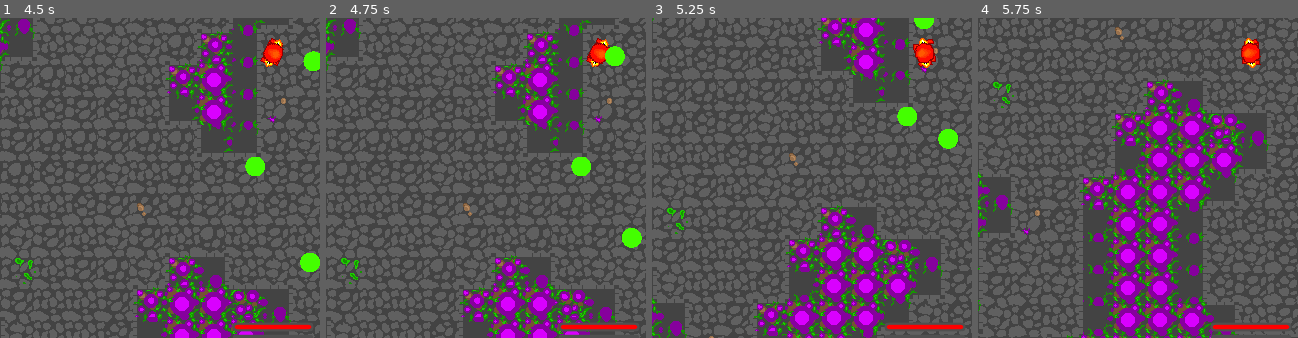
Above: before the commit, frames 1-4 (left to right).
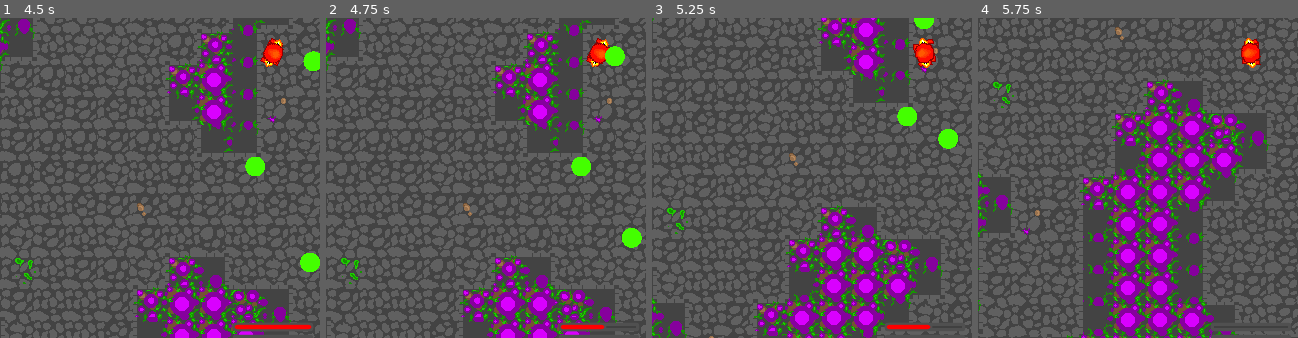
Above: after the commit, the same moments.

Repository: the-alex-g/TrialByFire
Game: Godot game, scene res://Main/Main.tscn
Same seed, same stepped clock (60 frames per second), same inputs: the game is played once before the commit and once after it.
Inputs (mouse positions are % of the whole screen's width and height, from its top left):
- Up to frame 1 (4.5 s): tap Enter (teleport) at 0.5, 1.35, 2.85, 4.35 s; move the mouse to (72, 45) at 0.52 s; hold D (right) 0.53-1.28 s; click (72, 45) at 0.6 s; move the mouse to (30, 55) at 1.27 s; hold S (down) 1.28-2.03 s; move the mouse to (60, 28) at 2.02 s; hold D (right) 2.03-2.78 s; click (60, 28) at 2.1 s; move the mouse to (45, 70) at 2.77 s; hold W (up) 2.78-3.53 s; move the mouse to (80, 65) at 3.52 s; hold A (left) from 3.53 s (still down); click (80, 65) at 3.6 s; move the mouse to (20, 35) at 4.27 s
- Up to frame 2 (4.75 s): keep holding A (left)
- Up to frame 3 (5.25 s): move the mouse to (55, 50) at 5.02 s; release A (left) at 5.03 s; hold S (down) from 5.03 s (still down); click (55, 50) at 5.1 s
- Up to frame 4 (5.75 s): keep holding S (down)
The pictures show only the part of the screen within x 7-57%, y 45-95%; the shares and areas given below are measured in that part.

Frame 1 is identical in both runs. In frame 2, 0.2% of the frame differs, in the area x 86-98%, y 95-98%; in frame 3, 0.2%; in frame 4, 0.4%, in the area x 73-98%, y 95-98%.

Commit message:
Fix player health tracking

Diff:
--- a/project/Enemy/Bullet/EnemyBullet.tscn
+++ b/project/Enemy/Bullet/EnemyBullet.tscn
@@ -6,24 +6,24 @@
 [sub_resource type="CircleShape2D" id=1]
 radius = 4.0
 
+[sub_resource type="AtlasTexture" id=3]
+atlas = ExtResource( 2 )
+region = Rect2( 0, 0, 8, 8 )
+
 [sub_resource type="AtlasTexture" id=2]
 atlas = ExtResource( 2 )
 region = Rect2( 0, 8, 8, 8 )
 
-[sub_resource type="AtlasTexture" id=3]
-atlas = ExtResource( 2 )
-region = Rect2( 0, 0, 8, 8 )
-
 [sub_resource type="SpriteFrames" id=4]
 animations = [ {
+"frames": [ SubResource( 3 ) ],
+"loop": true,
+"name": "turret",
+"speed": 5.0
+}, {
 "frames": [ SubResource( 2 ) ],
 "loop": true,
 "name": "ranged",
-"speed": 5.0
-}, {
-"frames": [ SubResource( 3 ) ],
-"loop": true,
-"name": "turret",
 "speed": 5.0
 } ]
 
--- a/project/Main/HUD.gd
+++ b/project/Main/HUD.gd
@@ -3,12 +3,18 @@
 onready var _healthbar = $VBoxContainer/Health as ProgressBar
 onready var _xp_bar = $VBoxContainer/Experience as ProgressBar
 
+var health_updated_previously := false
+
 
 func _on_Player_update_health(new_value:int)->void:
-	if new_value != _healthbar.max_value:
+	# the first time health is set, update the maximum value
+	if not health_updated_previously:
+		_healthbar.max_value = new_value
+		health_updated_previously = true
+
+	if new_value > _healthbar.max_value:
 		_healthbar.max_value = new_value
 	_healthbar.value = new_value
-
 
 
 func _on_Player_update_xp(new_value:int, new_max:int)->void:
--- a/project/Main/Main.gd
+++ b/project/Main/Main.gd
@@ -76,10 +76,6 @@
 	return _empty_tiles[randi()%_empty_tiles.size()]
 
 
-func _finish_map()->void:
-	pass
-
-
 func _generate_map()->void:
 	# remove any enemies already on board
 	for enemy in _enemy_container.get_children():
--- a/project/Main/Menu.tscn
+++ b/project/Main/Menu.tscn
@@ -6,9 +6,6 @@
 anchor_right = 1.0
 anchor_bottom = 1.0
 script = ExtResource( 1 )
-__meta__ = {
-"_edit_use_anchors_": false
-}
 
 [node name="Buttons" type="VBoxContainer" parent="."]
 anchor_left = 0.5
--- a/project/Player/Player.gd
+++ b/project/Player/Player.gd
@@ -57,8 +57,6 @@
 	get_parent().add_child(bullet)
 
 
-
-
 func _on_EnemyDetectionZone_body_entered(body:PhysicsBody2D)->void:
 	if body is Enemy:
 		body.activate(self)
